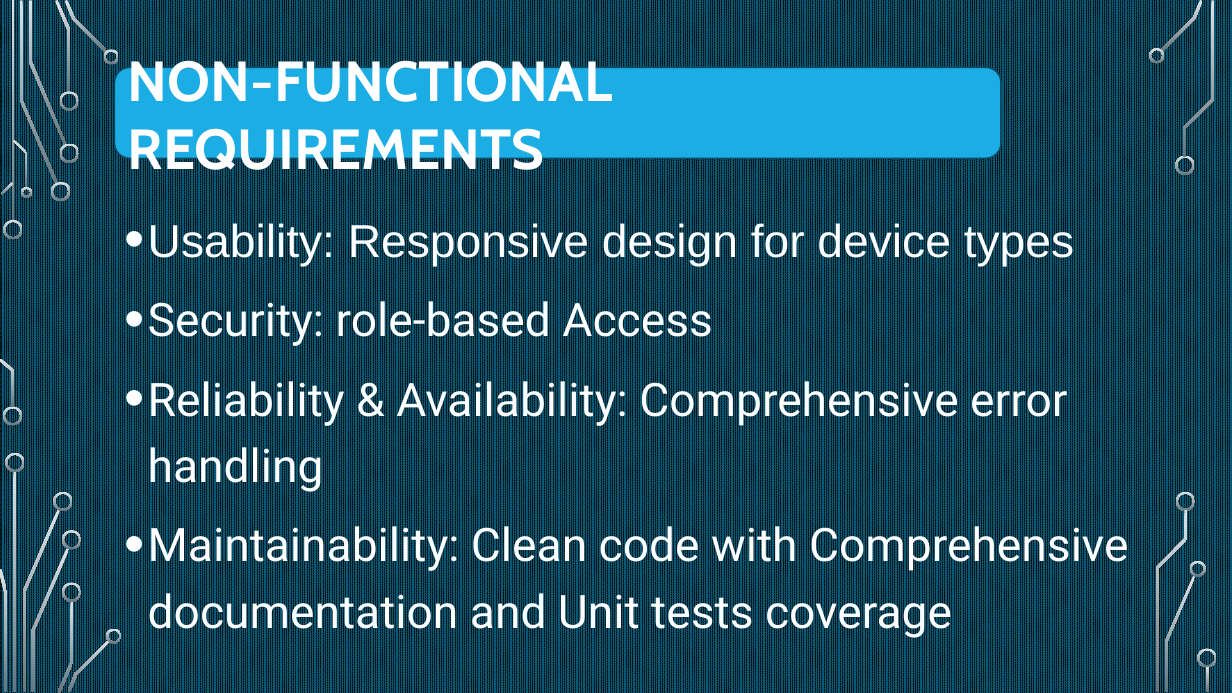
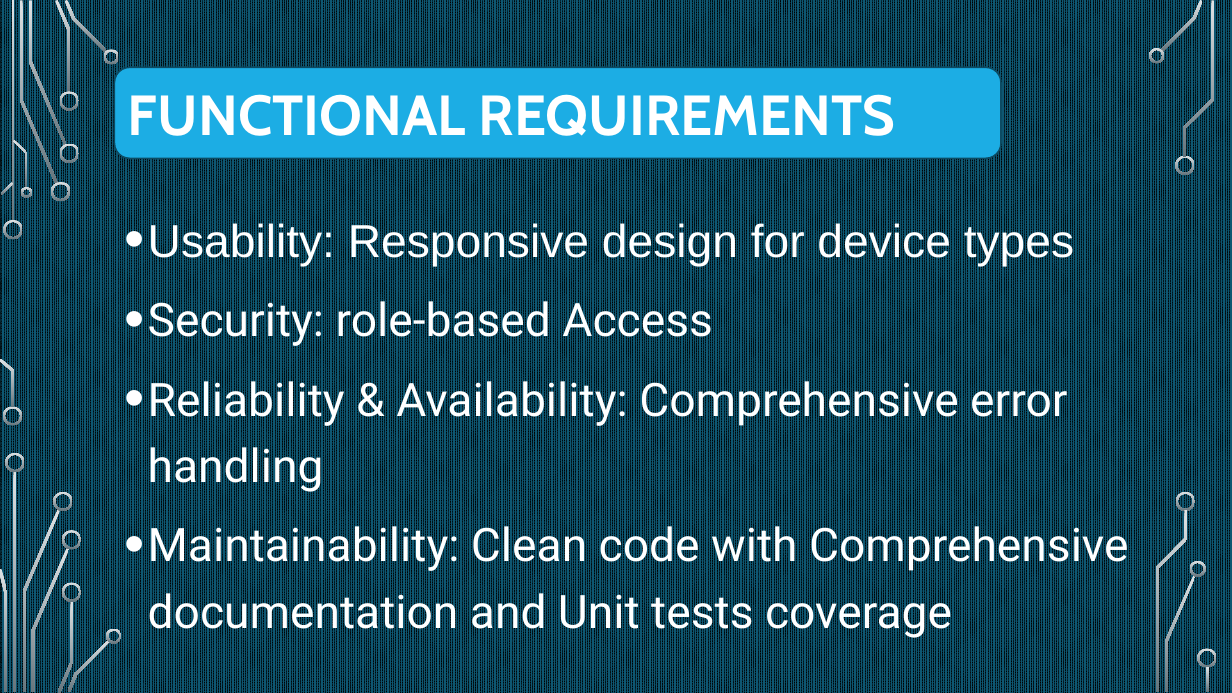
Before and after one commit to Andrew-Yasser/EZ2BUY-E-Commerce-project-.NET, a slide deck: slide 6 of Ez2BUY presentation.pptx. Drawn at 1232x693 pixels with LibreOffice and Linux fonts; fonts in the diff are those of the drawing; background and template pictures are left out. Boxes give left, top, right and bottom in pixels: in the first picture for what was removed or moved away, otherwise in the second. Text is boxed around its words. In the diff, an @@ line names an element or a change of style, - is before the commit and + after.

```diff
--- a/Ez2BUY presentation.pptx
+++ b/Ez2BUY presentation.pptx
@@ text in rounded rectangle at <box>128,94,896,136</box>: text changed @@
-NON-FUNCTIONAL REQUIREMENTS
+FUNCTIONAL REQUIREMENTS
```
Also in this commit, not shown: 1 other slide changed.
